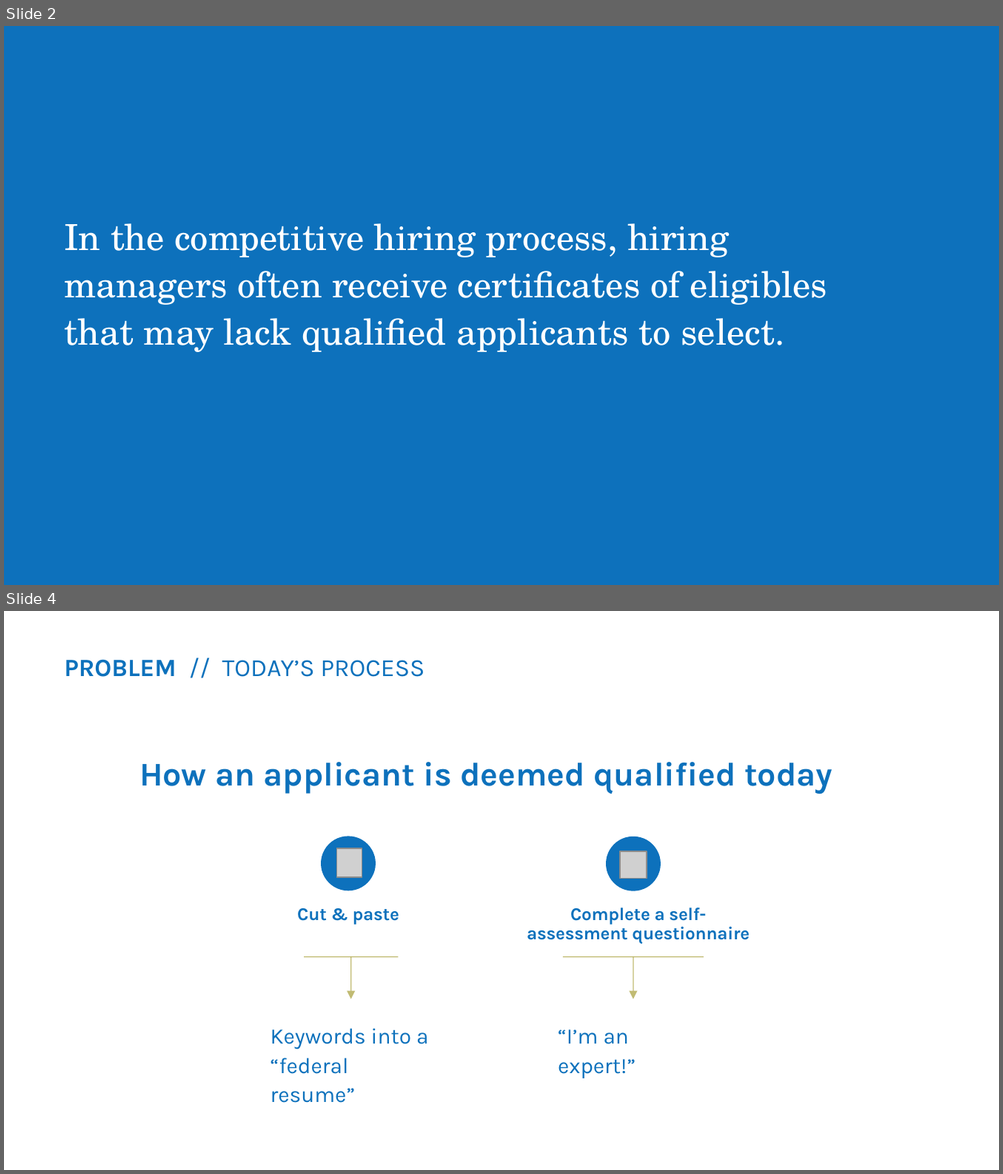
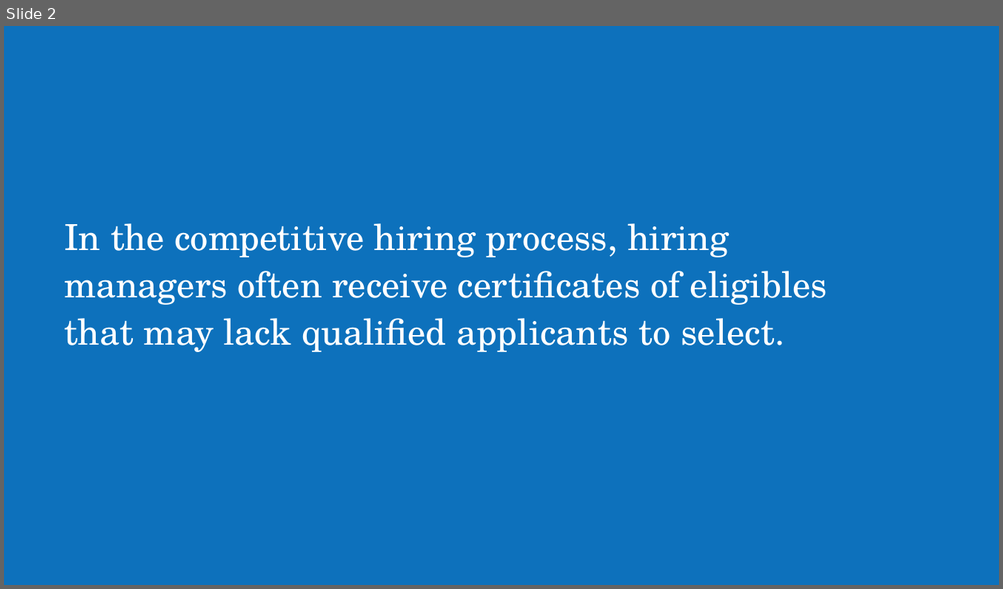
Before and after one commit to usds/SME-QA-Website, a slide deck: toolkit/getting-started/sme-qa-for-participants.pptx. Shown one above the other, each under a label of ours: slides 2 and 4 before the commit, slide 2 after it; the slides between them are not shown. The pictures are 1003x1174 and 1003x589 pixels, drawn with LibreOffice and Linux fonts; fonts in the diff are those of the drawing; grey boxes stand for pictures. Boxes give left, top, right and bottom in pixels: in the first picture for what was removed or moved away, otherwise in the second. Text is boxed around its words. In the diff, an @@ line names an element or a change of style, - is before the commit and + after.

```diff
--- a/toolkit/getting-started/sme-qa-for-participants.pptx
+++ b/toolkit/getting-started/sme-qa-for-participants.pptx
@@ slide 4 removed at [4, 611, 999, 1170], background #FFFFFF @@
@@ text removed at [64, 659, 425, 677] @@
-PROBLEM // TODAY’S PROCESS
@@ text removed at [139, 762, 832, 795] @@
-How an applicant is deemed qualified today
@@ group removed at [270, 836, 428, 1103]: 2 texts, 1 arrow, 1 line, 1 ellipse, 1 picture @@
-Cut & paste
-Keywords into a “federal resume”
@@ ellipse removed at [606, 837, 660, 891] @@
@@ picture removed at [620, 851, 646, 879] @@
@@ freeform shape removed at [865, 850, 878, 877] @@
@@ text removed at [526, 908, 749, 944] @@
-Complete a self-assessment questionnaire
@@ line removed from (703, 957) to (563, 957) @@
@@ arrow removed from (632, 957) to (632, 999) @@
@@ text removed at [558, 1030, 635, 1079] @@
-“I’m an expert!”
```
Also in this commit, not shown: 2 slides changed, 3 slides added, 9 other slides removed, 1 other file.
